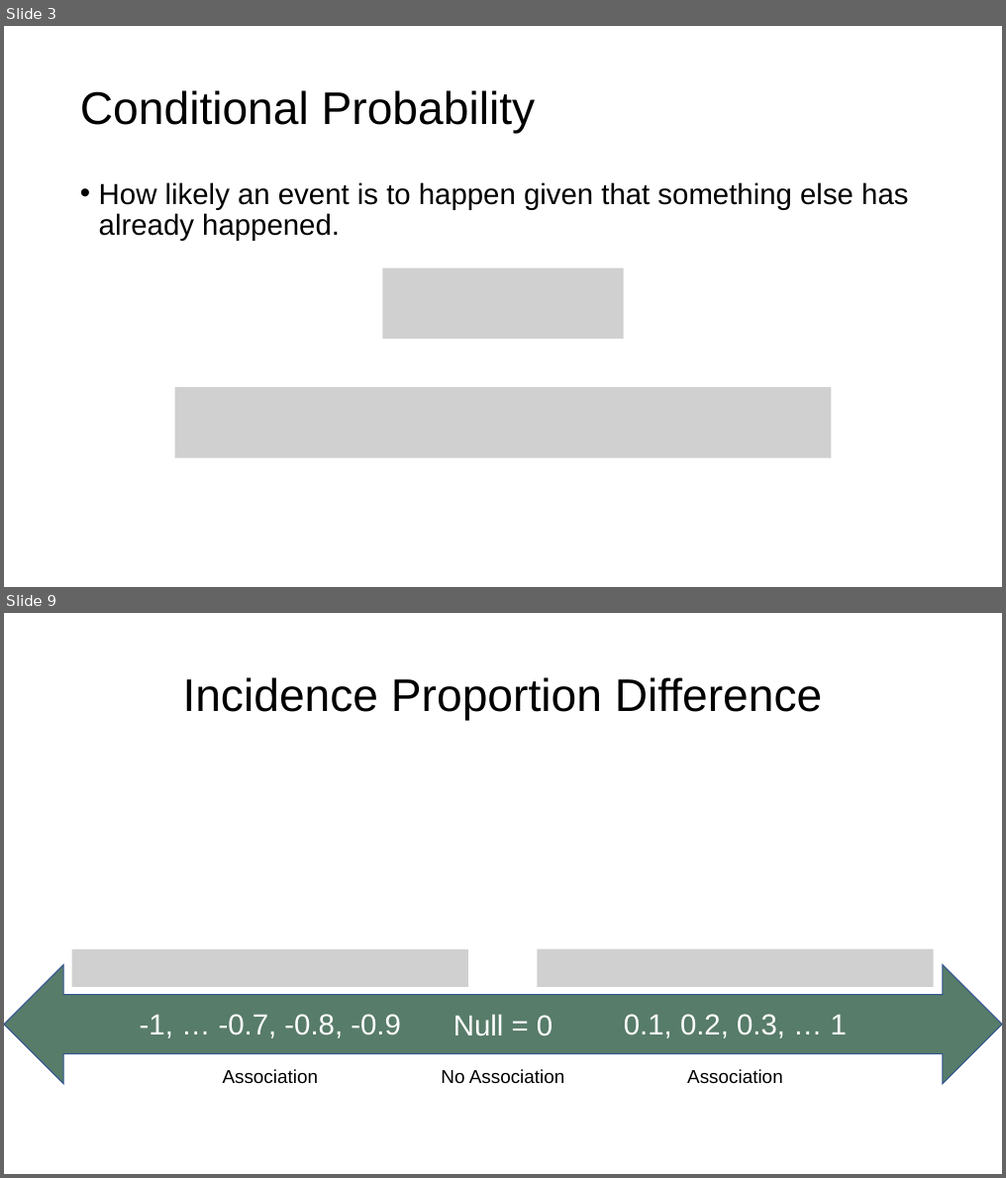
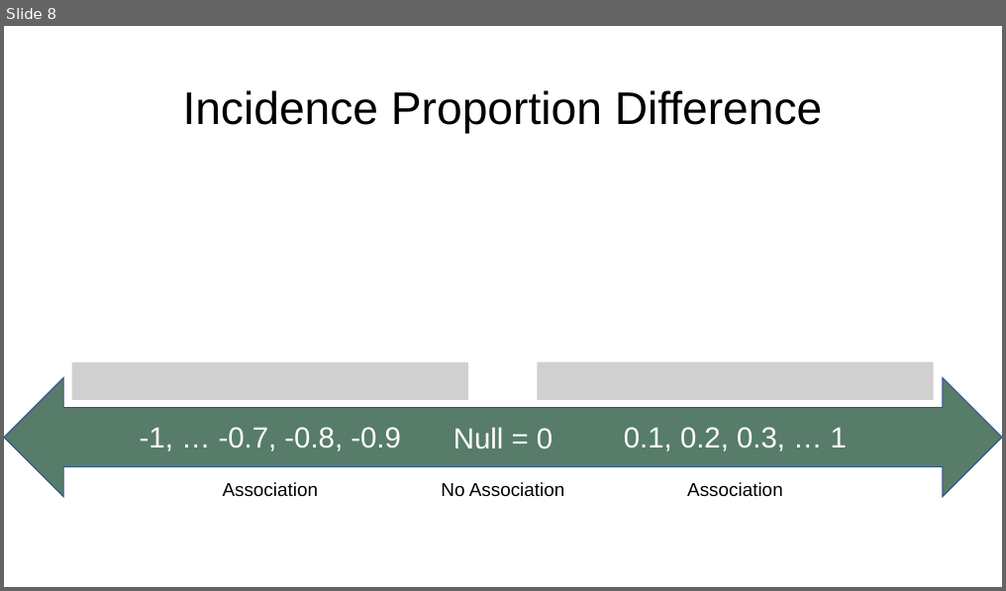
Before and after one commit to brad-cannell/r4epi, a slide deck: img/10_part_intro_epi/05_measures_of_association/measures_of_assocaition.pptx. Shown one above the other, each under a label of ours: slides 3 and 9 before the commit, slide 8 after it; the slides between them are not shown. The pictures are 1006x1178 and 1006x591 pixels, drawn with LibreOffice and Linux fonts; fonts in the diff are those of the drawing; grey boxes stand for pictures. Boxes give left, top, right and bottom in pixels: in the first picture for what was removed or moved away, otherwise in the second. Text is boxed around its words. In the diff, an @@ line names an element or a change of style, - is before the commit and + after.

```diff
--- a/img/10_part_intro_epi/05_measures_of_association/measures_of_assocaition.pptx
+++ b/img/10_part_intro_epi/05_measures_of_association/measures_of_assocaition.pptx
@@ slide 3 removed at [4,26,1002,587], background #FFFFFF @@
@@ title removed at [80,90,536,134] @@
-Conditional Probability
@@ text removed at [99,182,908,241] @@
-• How likely an event is to happen given that something else has already happened.
@@ picture removed at [383,269,624,339] @@
@@ picture removed at [174,387,831,459] @@
@@ what was slide 9 is now slide 8 @@
```
Also in this commit, not shown: 1 slide changed, 6 other slides removed, 33 other files.
